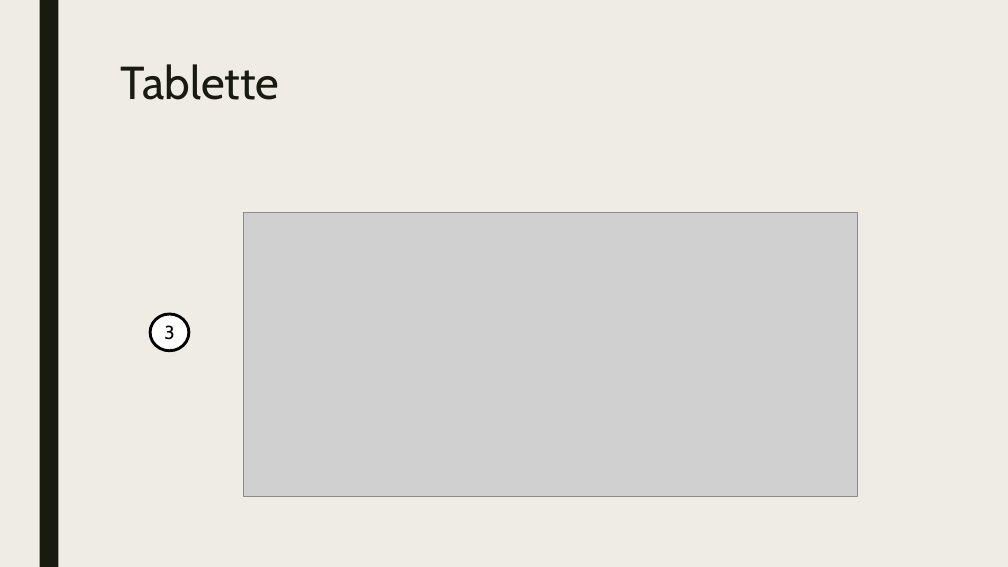
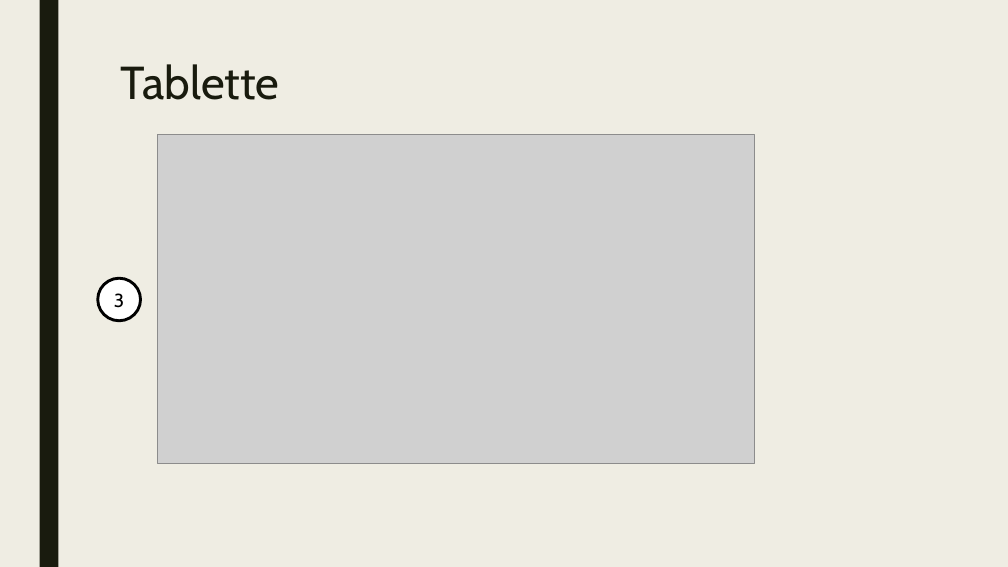
Before and after one commit to elie972/Reconnaissance-aliment-frigo-projet-de-fin-d-ann-e-, a slide deck: slide 18 of Analyse ton Frigo !.pptx (slide 16 before the commit). Drawn at 1008x567 pixels with LibreOffice and Linux fonts; fonts in the diff are those of the drawing; grey boxes stand for pictures. Boxes give left, top, right and bottom in pixels: in the first picture for what was removed or moved away, otherwise in the second. Text is boxed around its words. In the diff, an @@ line names an element or a change of style, - is before the commit and + after.

```diff
--- a/Analyse ton Frigo !.pptx
+++ b/Analyse ton Frigo !.pptx
@@ picture: place and size @@
-picture at <box>243,212,858,496</box>
+picture at <box>157,135,755,464</box>
@@ ellipse "3": place and size @@
-ellipse "3" at <box>150,314,189,351</box>
+ellipse "3" at <box>98,278,141,321</box>
```
Also in this commit, not shown: 5 other slides changed, 2 slides added.
